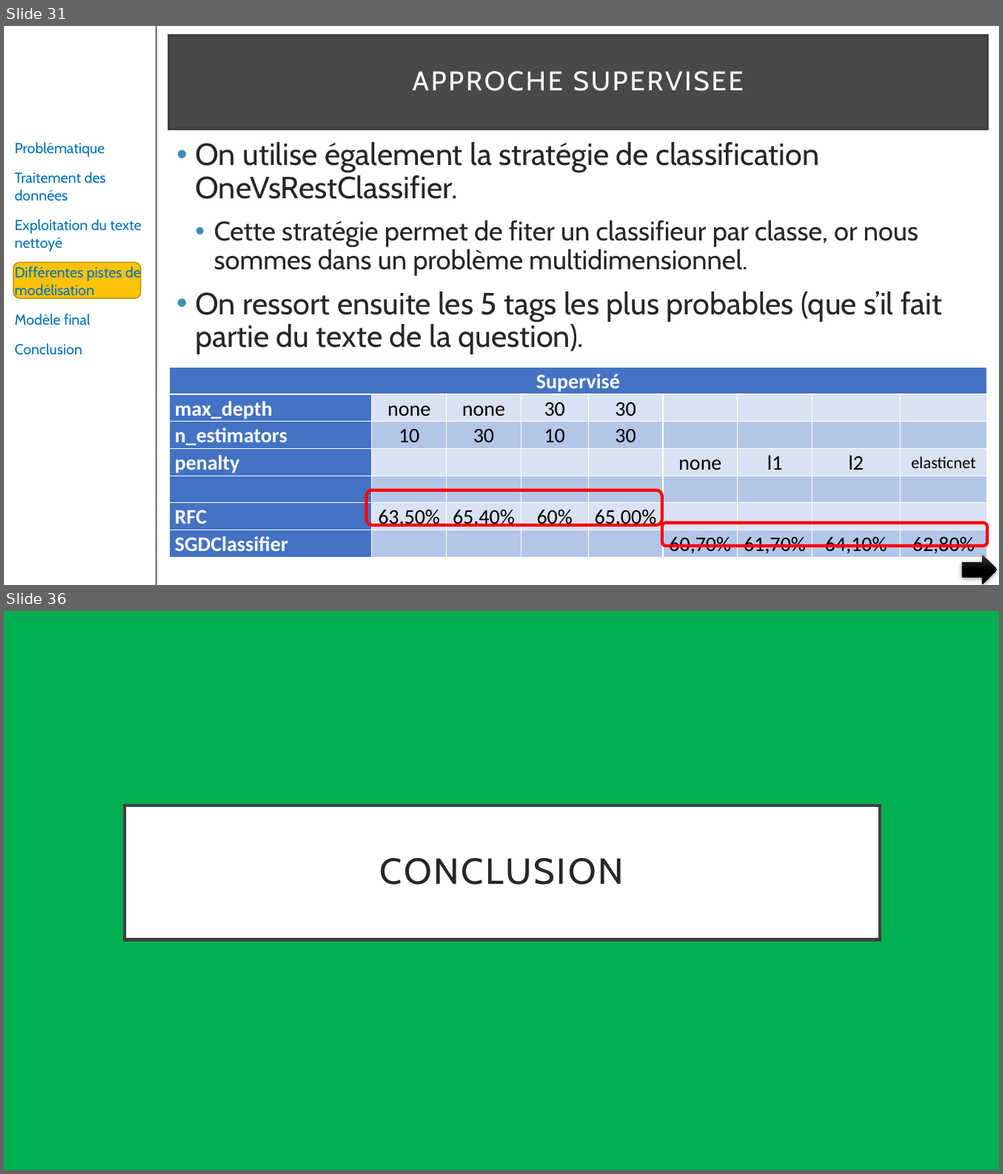
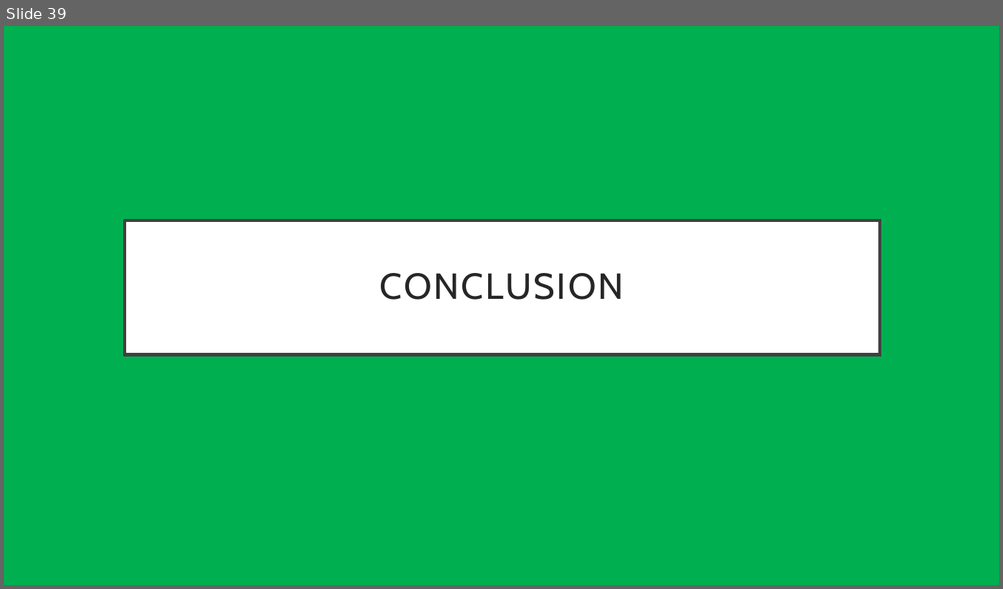
Before and after one commit to pfroide/python, a slide deck: Projet_7/p7.pptx. Shown one above the other, each under a label of ours: slides 31 and 36 before the commit, slide 39 after it; the slides between them are not shown. The pictures are 1003x1174 and 1003x589 pixels, drawn with LibreOffice and Linux fonts; fonts in the diff are those of the drawing. Boxes give left, top, right and bottom in pixels: in the first picture for what was removed or moved away, otherwise in the second. Text is boxed around its words. In the diff, an @@ line names an element or a change of style, - is before the commit and + after.

Commit message:
Première version finalisée

```diff
--- a/Projet_7/p7.pptx
+++ b/Projet_7/p7.pptx
@@ slide 31 removed at (4, 26, 999, 585), background #FFFFFF @@
@@ line removed from (156, 26) to (156, 585) @@
@@ title removed at (169, 36, 987, 129) @@
-APPROCHE SUPERVISEE
@@ text removed at (14, 142, 141, 355) @@
-Problématique
-Traitement des données
-Exploitation du texte nettoyé
-Différentes pistes de modélisation
-Modèle final
-Conclusion
@@ text removed at (195, 142, 942, 355) @@
-• On utilise également la stratégie de classification OneVsRestClassifier.
-  • Cette stratégie permet de fiter un classifieur par classe, or nous sommes dans un problème multidimensionnel.
-• On ressort ensuite les 5 tags les plus probables (que s’il fait partie du texte de la question).
@@ rounded rectangle removed at (14, 263, 142, 298) @@
@@ table removed at (169, 368, 987, 557), 7 rows, 9 columns @@
-Supervisé |  |  |  |  |  |  |  | 
-max_depth | none | none | 30 | 30 |  |  |  | 
-n_estimators | 10 | 30 | 10 | 30 |  |  |  | 
-penalty |  |  |  |  | none | l1 | l2 | elasticnet
- |  |  |  |  |  |  |  | 
-RFC | 63,50% | 65,40% | 60% | 65,00% |  |  |  | 
-SGDClassifier |  |  |  |  | 60,70% | 61,70% | 64,10% | 62,80%
@@ rounded rectangle removed at (367, 491, 662, 526) @@
@@ rounded rectangle removed at (662, 523, 987, 546) @@
@@ right arrow removed at (962, 556, 997, 585) @@
@@ what was slide 36 is now slide 39 @@
```
Also in this commit, not shown: 5 slides changed, 33 slides added, 29 other slides removed.
